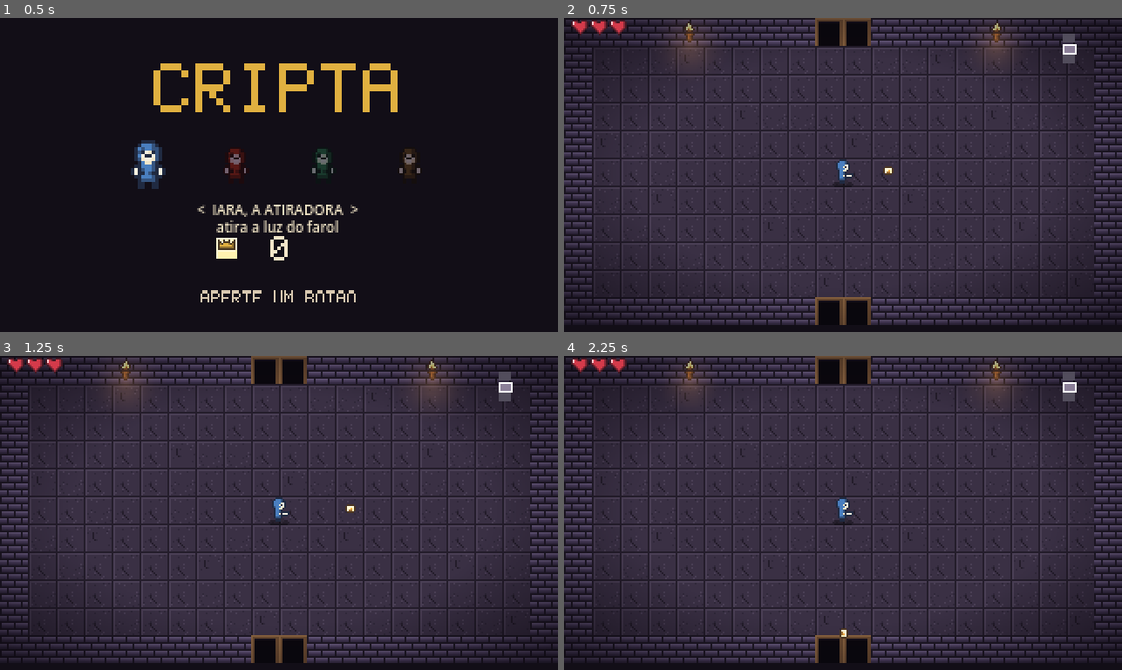
Above: before the commit, frames 1-4 (two rows, left to right).
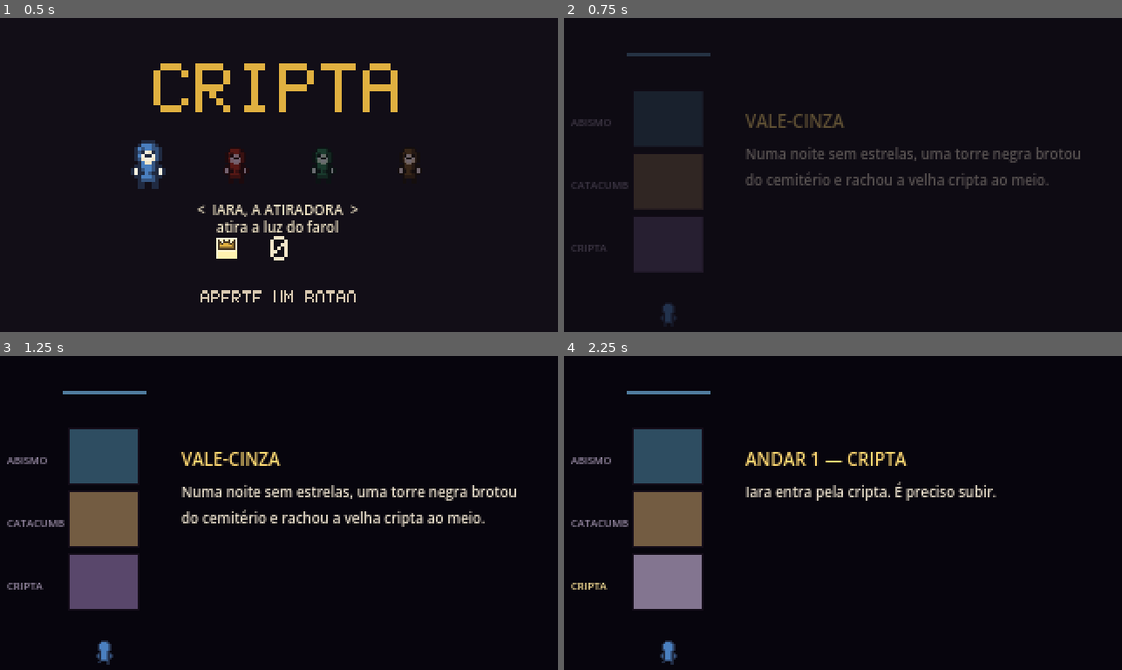
Above: after the commit, the same moments.

Repository: TiagoKoakoski/cripta
Game: Godot game, scene res://scenes/main.tscn
Same seed, same stepped clock (60 frames per second), same inputs: the game is played once before the commit and once after it.
Inputs (mouse positions are in pixels of both pictures, inside the frame that each line leads up to):
- Up to frame 1 (0.5 s): no input
- Up to frame 2 (0.75 s): tap Enter (confirmar) at 0.5, 0.6 s; move the mouse to (965, 159) at 0.52 s; hold Right (atirar_direita) from 0.53 s (still down); click (965, 159) at 0.67 s
- Up to frame 3 (1.25 s): keep holding Right (atirar_direita); tap Space at 0.77 s
- Up to frame 4 (2.25 s): tap Enter (confirmar) at 1.25, 1.35, 2 s; move the mouse to (731, 528) at 1.27 s; release Right (atirar_direita) at 1.28 s; hold Down (atirar_baixo) 1.28-2.03 s; tap Space at 1.52 s; move the mouse to (898, 443) at 2.02 s; hold Right (atirar_direita) from 2.03 s (still down); tap Keypad Enter at 2.1 s

Frame 1 is identical in both runs. In frame 2, 75% of the frame differs, in the area x 0-100%, y 0-98%; in frame 3, 87%; in frame 4, 87%, in the area x 0-100%, y 0-99%.

Commit message:
história: abertura (Vale-Cinza, o Lich Vesper), transição entre andares com a torre, final; robô passa pelos cartões
Co-Authored-By: Claude Opus 5.5 <noreply@anthropic.com>
Claude-Session: https://claude.ai/code/session_01QkdjkHZogMhJvqEukGJAqW

Diff:
--- a/scripts/andar.gd
+++ b/scripts/andar.gd
@@ -7,6 +7,7 @@
 signal sala_mudou(posicao: Vector2i)
 signal chefe_vencido
 signal subiu
+signal pediu_subida   # com subida_externa, quem decide quando subir é o main (transição)
 
 var partida: Partida
 var mapa: Dictionary
@@ -16,7 +17,8 @@
 var visitadas := {}
 var _cfg := {}   # Vector2i -> dicionário de configuração da sala (fixo para o andar)
 var chefe_forcado := ""
-var subchefe_forcado := ""   # --chefe=<nome> e testes; vazio = sorteado da tabela do andar
+var subchefe_forcado := ""
+var subida_externa := false   # --chefe=<nome> e testes; vazio = sorteado da tabela do andar
 var _semente := 0
 
 
@@ -110,9 +112,20 @@
 		else:
 			sala.mostrar_escada()
 			chefe_vencido.emit())
-	sala.escada_pisada.connect(_subir, CONNECT_DEFERRED)
+	sala.escada_pisada.connect(_escada_pisada, CONNECT_DEFERRED)
 	add_child(sala)
 	sala_mudou.emit(pos)
+
+
+func _escada_pisada() -> void:
+	if subida_externa:
+		pediu_subida.emit()
+	else:
+		_subir()
+
+
+func subir() -> void:
+	_subir()
 
 
 func _subir() -> void:
--- /dev/null
+++ b/scripts/cartao.gd
@@ -0,0 +1,125 @@
+## Cartões de história/transição (no estilo do Isaac): a tela escurece, aparece a torre com os 3
+## andares, o ícone do personagem sobe de um andar para o outro e um texto curto. Cada página dura
+## `duracao` s ou avança com botão (depois de 0,5 s). Emite `terminou` depois da última.
+class_name Cartao
+extends CanvasLayer
+
+signal terminou
+
+const MIN := 0.5
+const FADE := 0.4
+
+## página: {"titulo": String, "texto": String, "de": int, "para": int}  (andares 1..3; 0 = fora da torre)
+var paginas: Array = []
+var duracao := 3.5
+var personagem := "atirador"
+var _i := 0
+var _t := 0.0
+var _fundo: ColorRect
+var _torre: Node2D
+var _icone: Sprite2D
+var _titulo: Label
+var _texto: Label
+var _acabou := false
+
+
+static func mostrar(pai: Node, paginas_: Array, quem: String, duracao_ := 3.5) -> Cartao:
+	var c := Cartao.new()
+	c.paginas = paginas_
+	c.personagem = quem
+	c.duracao = duracao_
+	c.layer = 20
+	pai.add_child(c)
+	return c
+
+
+func _ready() -> void:
+	_fundo = ColorRect.new()
+	_fundo.color = Color(0.03, 0.02, 0.05)
+	_fundo.size = Vector2(320, 180)
+	_fundo.modulate.a = 0.0
+	add_child(_fundo)
+	_torre = Node2D.new()
+	_torre.draw.connect(_desenhar_torre)
+	_fundo.add_child(_torre)
+	_icone = Sprite2D.new()
+	_icone.texture = load("res://arte/%s.png" % Jogador.sprite_de(personagem))
+	_icone.hframes = 8
+	_icone.frame = 4   # de costas, subindo
+	_fundo.add_child(_icone)
+	_titulo = _label(Vector2(104, 52), 10, Color(1, 0.85, 0.45))
+	_texto = _label(Vector2(104, 72), 8, Color(0.92, 0.88, 0.8))
+	_texto.autowrap_mode = TextServer.AUTOWRAP_WORD_SMART
+	_texto.size = Vector2(200, 80)
+	create_tween().tween_property(_fundo, "modulate:a", 1.0, FADE)
+	_montar()
+
+
+func _label(pos: Vector2, tam: int, cor: Color) -> Label:
+	var l := Label.new()
+	l.position = pos
+	l.size = Vector2(200, 16)
+	l.add_theme_font_size_override("font_size", tam)
+	l.add_theme_color_override("font_color", cor)
+	_fundo.add_child(l)
+	return l
+
+
+func pagina_atual() -> int:
+	return _i
+
+
+func _montar() -> void:
+	var p: Dictionary = paginas[_i]
+	_titulo.text = p.get("titulo", "")
+	_texto.text = p.get("texto", "")
+	_t = 0.0
+	_torre.queue_redraw()
+
+
+func avancar() -> void:
+	if _acabou or _t < MIN:
+		return
+	_i += 1
+	if _i >= paginas.size():
+		_acabou = true
+		var tw := create_tween()
+		tw.tween_property(_fundo, "modulate:a", 0.0, FADE)
+		tw.tween_callback(func() -> void:
+			terminou.emit()
+			queue_free())
+		return
+	_montar()
+
+
+func _process(delta: float) -> void:
+	if _acabou:
+		return
+	_t += delta
+	var p: Dictionary = paginas[_i]
+	var k := clampf((_t - 0.3) / 1.0, 0.0, 1.0)
+	var y := lerpf(_y_andar(p.get("de", 0)), _y_andar(p.get("para", 0)), k * k * (3.0 - 2.0 * k))
+	_icone.position = Vector2(60, y - 2.0)
+	_icone.frame = 4 + int(_t * 6.0) % 2 if k < 1.0 else 4
+	if _t >= duracao:
+		_t = MIN
+		avancar()
+
+
+func _y_andar(n: int) -> float:
+	return 166.0 - 36.0 * n if n > 0 else 172.0
+
+
+func _desenhar_torre() -> void:
+	var p: Dictionary = paginas[_i] if _i < paginas.size() else {}
+	var nomes := ["CRIPTA", "CATACUMBAS", "ABISMO"]
+	var cores := [Color(0.35, 0.28, 0.42), Color(0.45, 0.36, 0.26), Color(0.18, 0.3, 0.38)]
+	_torre.draw_rect(Rect2(36, 20, 48, 2), Color(0.5, 0.8, 1.0, 0.6))   # a fenda no céu
+	for n in 3:
+		var y := _y_andar(n + 1) - 16.0
+		var destaque: bool = n + 1 == p.get("para", 0)
+		var r := Rect2(40, y, 40, 32)
+		_torre.draw_rect(r, cores[n].lightened(0.25) if destaque else cores[n])
+		_torre.draw_rect(r, Color(0.08, 0.05, 0.1), false, 1.0)
+		_torre.draw_string(ThemeDB.fallback_font, Vector2(4, y + 20), nomes[n], HORIZONTAL_ALIGNMENT_LEFT, 36, 6,
+			Color(1, 0.9, 0.6) if destaque else Color(0.6, 0.55, 0.65))
--- a/scripts/main.gd
+++ b/scripts/main.gd
@@ -1,4 +1,5 @@
-## Fluxo do jogo: título (escolhe o personagem) -> partida (3 andares) -> fim ou vitória -> título.
+## Fluxo do jogo: título (escolhe o personagem) -> história -> partida (3 andares, com transição a cada
+## subida) -> fim, ou final da história e vitória -> título.
 ## Modo de teste: godot --path . -- --autoplay --capturas=/pasta  (um robô joga e fotografa)
 extends Node2D
 
@@ -14,6 +15,10 @@
 var _tela: Node2D
 var _espera := 0.0
 var _robo: Node
+var _cartao: Cartao
+
+const ANDAR_TEXTO := {2: "A cripta ficou para trás. Acima, o ossuário das Catacumbas range sob o peso dos ossos.",
+	3: "O ar esfria. No topo da torre, o céu rasgado: o Abismo engole as últimas estrelas."}
 
 
 func _ready() -> void:
@@ -44,6 +49,13 @@
 
 func _process(delta: float) -> void:
 	_espera = maxf(0.0, _espera - delta)
+	if estado in ["historia", "transicao", "final"]:
+		if _cartao and is_instance_valid(_cartao):
+			for a: String in ["confirmar", "atirar_cima", "atirar_baixo", "atirar_esquerda", "atirar_direita"]:
+				if Input.is_action_just_pressed(a) or (Input.is_action_pressed(a) and _robo):
+					_cartao.avancar()
+					break
+		return
 	# só as telas (título, fim, vitória) aceitam botão; "terminando" é a pausa da morte/vitória
 	if not estado in ["titulo", "fim", "vitoria"] or _espera > 0.0:
 		return
@@ -56,7 +68,7 @@
 				return
 		for a: String in ["confirmar", "atirar_cima", "atirar_baixo"]:
 			if Input.is_action_just_pressed(a) or (Input.is_action_pressed(a) and _robo):
-				comecar()
+				_abertura()
 				return
 		return
 	# fim / vitória: qualquer botão volta ao título
@@ -64,6 +76,24 @@
 		if Input.is_action_just_pressed(a) or (Input.is_action_pressed(a) and _robo):
 			_mostrar_tela("titulo")
 			return
+
+
+func _nome_curto() -> String:
+	return (NOMES[Partida.PERSONAGENS[selecionado]] as String).split(",")[0].capitalize()
+
+
+func _abertura() -> void:
+	if _tela:
+		_tela.queue_free()
+		_tela = null
+	estado = "historia"
+	var quem := _nome_curto()
+	_cartao = Cartao.mostrar(self, [
+		{"titulo": "VALE-CINZA", "texto": "Numa noite sem estrelas, uma torre negra brotou do cemitério e rachou a velha cripta ao meio.", "de": 0, "para": 0},
+		{"titulo": "O LICH VESPER", "texto": "No alto da torre ele rasgou o céu. O Abismo engole as estrelas, uma a uma. Quando a última apagar, os mortos levantam.", "de": 0, "para": 0},
+		{"titulo": "ANDAR 1 — CRIPTA", "texto": "%s entra pela cripta. É preciso subir." % quem, "de": 0, "para": 1},
+	], Partida.PERSONAGENS[selecionado], 4.0)
+	_cartao.terminou.connect(comecar)
 
 
 func comecar() -> void:
@@ -83,9 +113,28 @@
 			andar.chefe_forcado = a.split("=", true, 1)[1]
 	add_child(andar)
 	andar.iniciar(partida, semente)
+	andar.subida_externa = true
+	andar.pediu_subida.connect(_transicao)
 	andar.derrota.connect(_terminar.bind(false))
 	andar.vitoria.connect(_terminar.bind(true))
 	estado = "jogando"
+
+
+func _transicao() -> void:
+	if estado != "jogando" or andar == null:
+		return
+	estado = "transicao"
+	var para := partida.andar_atual + 1
+	var info := Andares.info(para)
+	andar.process_mode = Node.PROCESS_MODE_DISABLED
+	_cartao = Cartao.mostrar(self, [{"titulo": "ANDAR %d — %s" % [para, info["nome"]], "texto": ANDAR_TEXTO.get(para, ""),
+		"de": para - 1, "para": para}], partida.personagem, 2.5)
+	_cartao.terminou.connect(func() -> void:
+		if andar == null:
+			return
+		andar.process_mode = Node.PROCESS_MODE_INHERIT
+		andar.subir()
+		estado = "jogando")
 
 
 func _terminar(vitoria: bool) -> void:
@@ -98,7 +147,16 @@
 	if andar:
 		andar.queue_free()
 		andar = null
-	_mostrar_tela("vitoria" if vitoria else "fim")
+	if not vitoria:
+		_mostrar_tela("fim")
+		return
+	estado = "final"
+	var quem := _nome_curto()
+	_cartao = Cartao.mostrar(self, [
+		{"titulo": "A FENDA SE FECHA", "texto": "Vesper cai. Devagar, o rasgo no céu se costura, e a primeira estrela volta a brilhar.", "de": 3, "para": 3},
+		{"titulo": "AMANHECER", "texto": "As estrelas voltam a Vale-Cinza. %s desce a torre morta enquanto o sol nasce." % quem, "de": 3, "para": 0},
+	], partida.personagem, 4.0)
+	_cartao.terminou.connect(func() -> void: _mostrar_tela("vitoria"))
 
 
 func _mostrar_tela(qual: String, com_espera := true) -> void:
--- a/scripts/robo.gd
+++ b/scripts/robo.gd
@@ -66,6 +66,9 @@
 				print("robô: terminou em %s com %s no andar %d, pontos %d, recorde %d" % [main.estado,
 					main.partida.personagem, main.partida.andar_atual, main.partida.pontos(), main.partida.recorde])
 				get_tree().quit(0)
+		"historia", "transicao", "final":
+			_soltar()
+			Input.action_press("confirmar")
 		"jogando":
 			Input.action_release("confirmar")
 			_jogar(delta)
--- a/tests/teste_main.gd
+++ b/tests/teste_main.gd
@@ -22,7 +22,13 @@
 	await apertar("mover_esquerda")
 	checa(main.selecionado == 0, "esquerda volta ao atirador")
 	await apertar("confirmar")
-	checa(main.estado == "jogando" and main.andar != null, "confirmar começa a partida")
+	checa(main.estado == "historia" and main.andar == null, "confirmar abre a história da abertura")
+	var paginas := 0
+	while main.estado == "historia" and paginas < 6:
+		await apertar("confirmar")
+		await frames(30)   # o último cartão some num esmaecer de 0,4 s
+		paginas += 1
+	checa(paginas == 3 and main.estado == "jogando" and main.andar != null, "3 cartões da abertura e começa a partida (%d)" % paginas)
 	var semente1: int = main.partida.semente
 	main.partida.pegar_item("espada")
 	main.partida.pegar_item("botas")
@@ -35,7 +41,7 @@
 	checa(main.partida.recorde >= 1, "recorde gravado")
 	await apertar("confirmar")
 	checa(main.estado == "titulo" and main.selecionado == 0, "botão na tela de fim volta ao título, mesmo personagem")
-	await apertar("confirmar")
+	await comecar(main)
 	checa(main.estado == "jogando", "confirmar no título recomeça")
 	checa([main.partida.dano, main.partida.velocidade, main.partida.vida, main.partida.itens_pegos.size()]
 		== [1, Partida.VELOCIDADE, 3, 0], "recomeço zera a build")
@@ -61,7 +67,7 @@
 	checa(main.estado == "fim", "e a tela de fim aparece")
 	# vitória: vencer os chefes dos 3 andares (subindo pelas escadas) leva à tela de vitória
 	await apertar("confirmar")
-	await apertar("confirmar")
+	await comecar(main)
 	checa(main.estado == "jogando", "nova partida")
 	for n in 3:
 		main.andar.entrar(main.andar.mapa["chefe"], Vector2i.DOWN)
@@ -72,9 +78,20 @@
 			checa(main.estado == "jogando" and main.andar.sala.tem_escada(), "andar %d: escada" % (n + 1))
 			main.andar.sala.jogador.position = Vector2(160, 88)
 			await frames(5)
-			checa(main.partida.andar_atual == n + 2, "subiu ao andar %d" % (n + 2))
+			checa(main.estado == "transicao" and main.partida.andar_atual == n + 1, "escada abre a transição (ainda no andar %d)" % (n + 1))
+			Input.action_press("confirmar")   # segurar o botão não pode pular 2 andares
+			await frames(60 * 4)
+			Input.action_release("confirmar")
+			await frames(30)
+			checa(main.estado == "jogando" and main.partida.andar_atual == n + 2, "transição termina no andar %d" % (n + 2))
 	await frames(90)
-	checa(main.estado == "vitoria", "chefe do andar 3 mostra a vitória (estado %s)" % main.estado)
+	checa(main.estado == "final", "chefe do andar 3 mostra o final da história (estado %s)" % main.estado)
+	var finais := 0
+	while main.estado == "final" and finais < 5:
+		await apertar("confirmar")
+		await frames(30)
+		finais += 1
+	checa(finais == 2 and main.estado == "vitoria", "2 cartões finais e a tela de vitória (%d)" % finais)
 	checa(main.partida.recorde >= 300, "vitória vale 300+ no recorde")
 	checa(main.arquivo_para(["--autoplay"]) == "user://progresso_robo.cfg" and main.arquivo_para([]) == "user://progresso.cfg",
 		"robô grava recorde em arquivo próprio")
@@ -82,7 +99,7 @@
 	await apertar("confirmar")
 	checa(main.estado == "titulo", "vitória volta ao título")
 	await apertar("atirar_direita")
-	await apertar("confirmar")
+	await comecar(main)
 	checa(main.partida.personagem == "espadachim" and main.partida.vida == 4 and main.partida.andar_atual == 1
 		and main.partida.itens_pegos.is_empty(), "espadachim começa com 4 de vida, andar 1, sem itens")
 	main.partida.vida = 1
@@ -109,6 +126,15 @@
 		await physics_frame
 
 
+## título -> confirmar -> pula os cartões da abertura
+func comecar(main: Node) -> void:
+	await apertar("confirmar")
+	var n := 0
+	while main.estado == "historia" and n < 6:
+		await apertar("confirmar")
+		n += 1
+
+
 func apertar(acao: String) -> void:
 	await frames(45)   # telas ignoram botão nos primeiros 0,6 s
 	Input.action_press(acao)
Not shown, added: scripts/cartao.gd.uid
